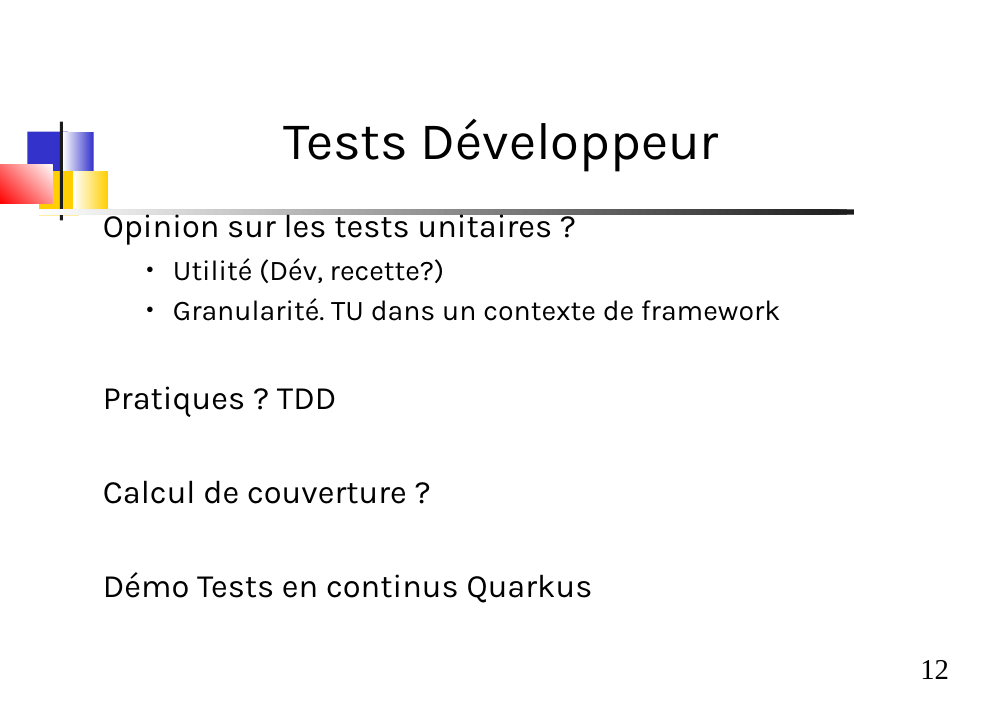
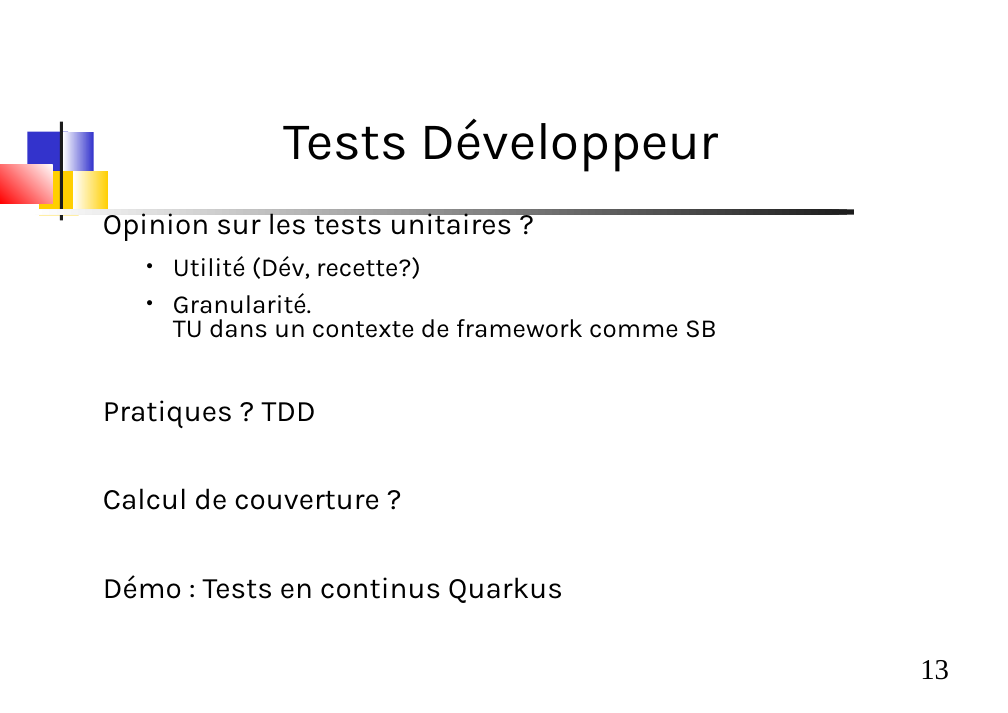
Before and after one commit to dthibau/bceao-cursus, a slide deck: slide 13 of 1_etatdeslieux/EtatDesLieux.odp (slide 12 before the commit). Drawn at 1008x713 pixels with LibreOffice and Linux fonts; fonts in the diff are those of the drawing. Boxes give left, top, right and bottom in pixels: in the first picture for what was removed or moved away, otherwise in the second. Text is boxed around its words. In the diff, an @@ line names an element or a change of style, - is before the commit and + after.

```diff
--- a/1_etatdeslieux/EtatDesLieux.odp
+++ b/1_etatdeslieux/EtatDesLieux.odp
@@ text at [103, 207, 513, 510]: size 27.2 to 24.8 pt in "Opinion sur les tests unitaires ?", "Pratiques ? TDD", "Calcul de couverture ?"; size 23.8 to 21.7 pt in "Utilité (Dév, recette?)" @@
@@ text at [173, 293, 717, 338]: text changed; size 23.8 to 21.7 pt @@
-  ● Granularité. TU dans un contexte de framework
+  ● Granularité.
+    TU dans un contexte de framework comme SB
@@ text at [103, 575, 563, 603]: text changed; size 27.2 to 24.8 pt @@
-Démo Tests en continus Quarkus
+Démo : Tests en continus Quarkus
@@ page number at [920, 660, 949, 680]: text changed @@
-12
+13
```
Also in this commit, not shown: 15 other slides changed, 2 slides added, 1 slide removed, 30 other files.
